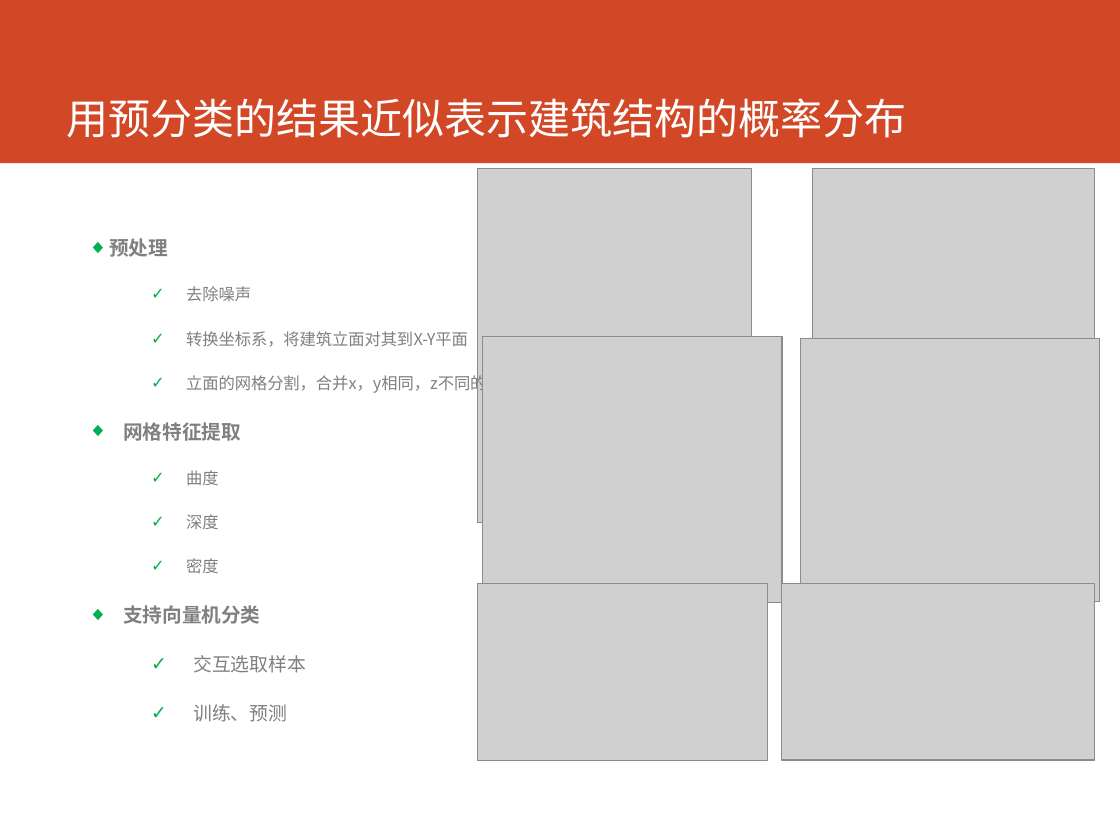
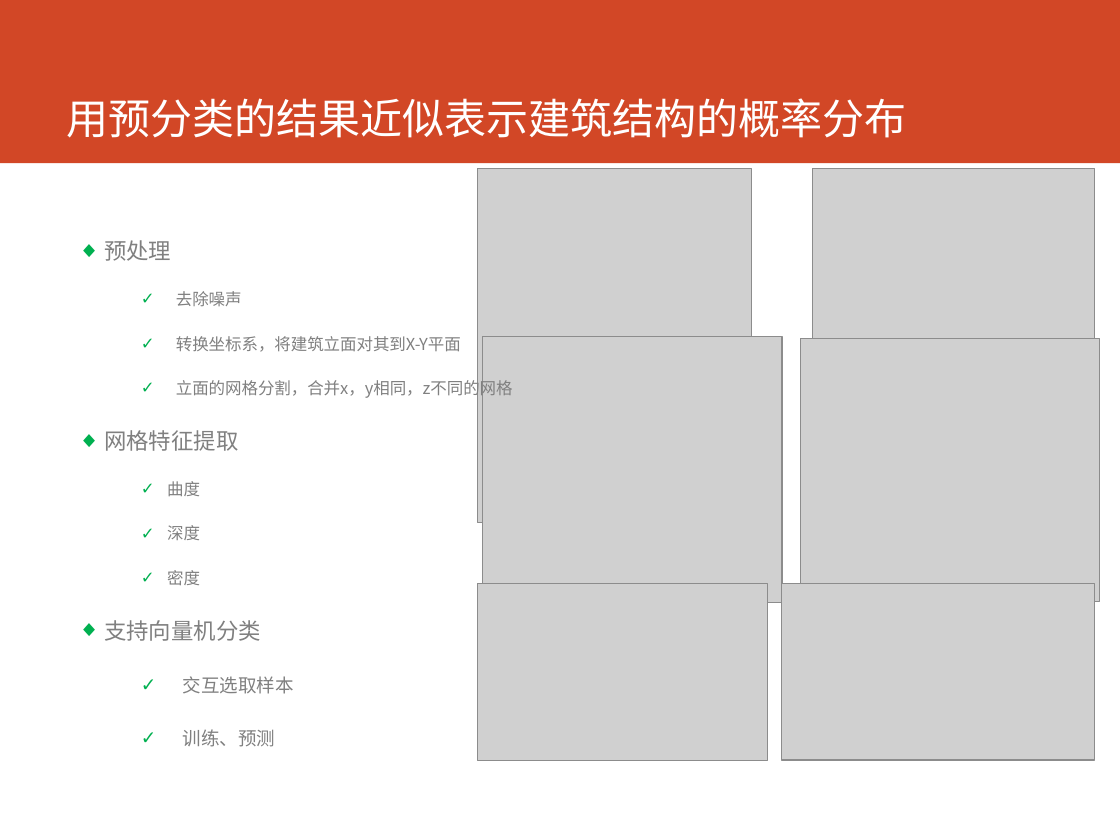
Before and after one commit to cartosquare/graduation-thesis-defenses, a slide deck: slide 9 of 基于形状语义和增强学习的建筑.pptx. Drawn at 1120x840 pixels with LibreOffice and Linux fonts; fonts in the diff are those of the drawing; grey boxes stand for pictures. Boxes give left, top, right and bottom in pixels: in the first picture for what was removed or moved away, otherwise in the second. Text is boxed around its words. In the diff, an @@ line names an element or a change of style, - is before the commit and + after.

```diff
--- a/基于形状语义和增强学习的建筑.pptx
+++ b/基于形状语义和增强学习的建筑.pptx
@@ text "预处理" at [104, 240, 513, 747]: size 12.7 to 14.4 pt, bold off in "预处理", "网格特征提取", "支持向量机分类"; size 10.4 to 10.6 pt in "去除噪声", "转换坐标系，将建筑立面对其到X-Y平面", "立面的网格分割，合并x，y相同，z不同的网格", "曲度" and 2 more places; size 12.1 to 11.9 pt in "交互选取样本", "训练、预测"; indent changed; line spacing 1.3 to 1.5 @@
```
Also in this commit, not shown: 1 other slide changed.
